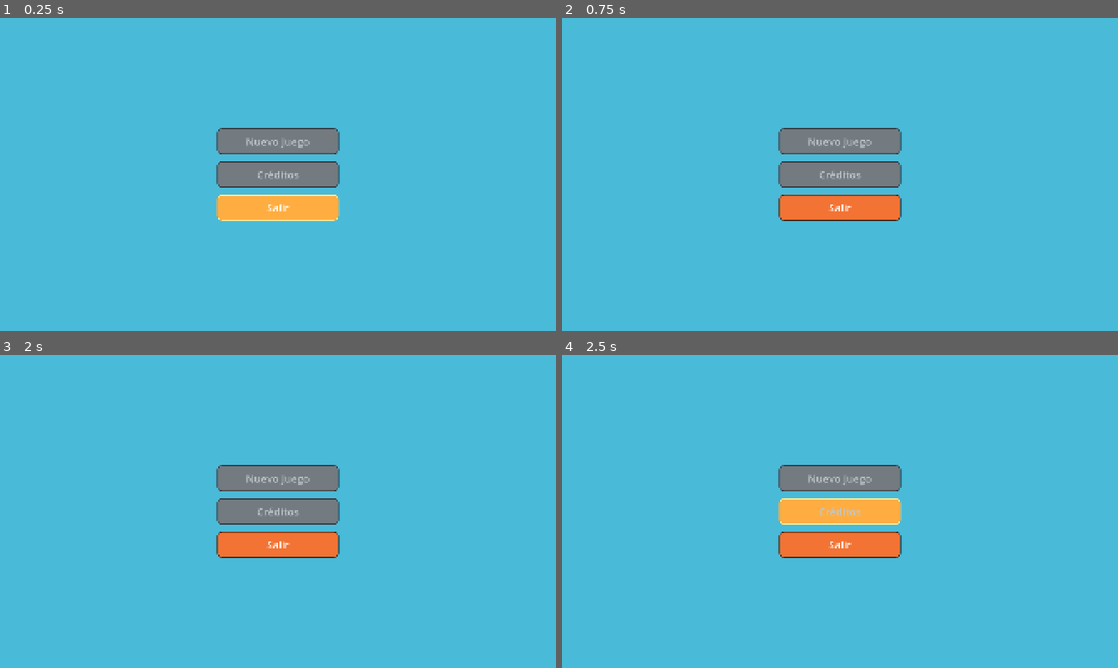
Above: before the commit, frames 1-4 (two rows, left to right).
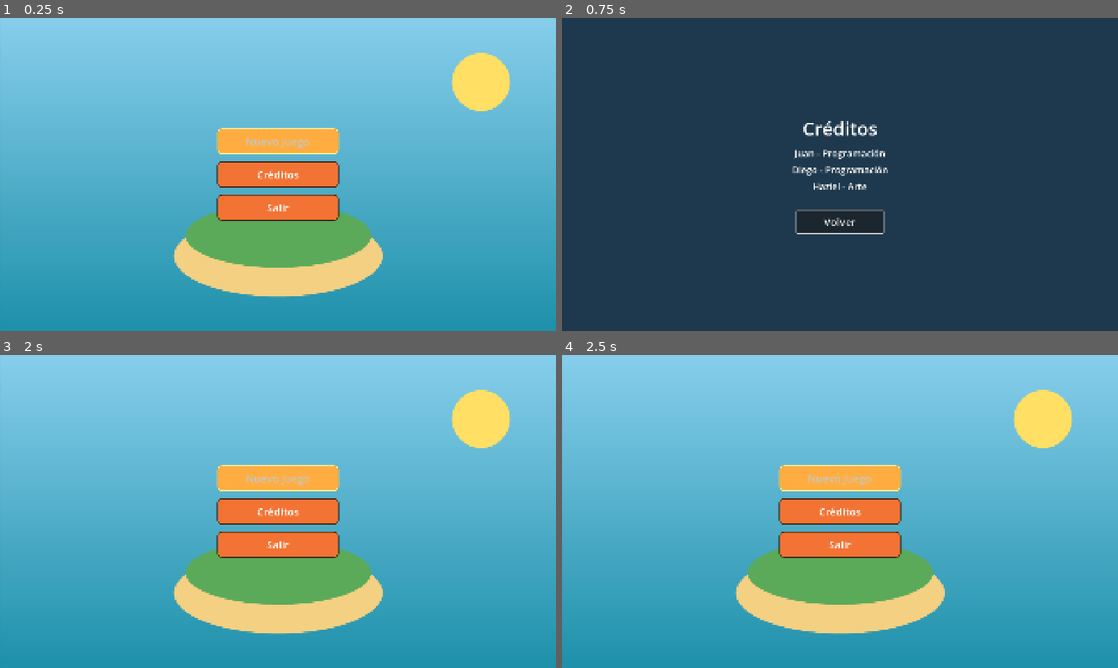
Above: after the commit, the same moments.

Repository: Haziel1357/game-jump-plus
Game: Godot game, scene res://interfaz/menu_principal/menu_principal.tscn
The game is run twice, just before and just after one commit, with the same random seed, the same clock (stepped at 60 frames per second) and the same inputs. Before the commit the project starts from res://menu_principal.tscn.
Inputs (mouse positions are in pixels of both pictures, inside the frame that each line leads up to):
- Up to frame 1 (0.25 s): no input
- Up to frame 2 (0.75 s): click (840, 174) at 0.5 s, where only the run after the commit has a clickable "Créditos"
- Up to frame 3 (2 s): click (278, 558) at 1.25 s, where only the run after the commit has a clickable "Volver"
- Up to frame 4 (2.5 s): tap Enter (ui_accept) at 2, 2.27 s; hold Right (ui_right) from 2.03 s (still down)

The runs differ from the first frame. In frame 1, 76% of the frame differs, in the area x 0-100%, y 0-100%; in frame 2, 100%; in frame 3, 74%; in frame 4, 74%.

Commit message:
Añadir fondo del menú y pantalla de créditos editables por JSON

Diff:
--- /dev/null
+++ b/interfaz/creditos/creditos.gd
@@ -0,0 +1,38 @@
+extends Control
+
+const RUTA_DATOS := "res://interfaz/creditos/datos_creditos.json"
+
+@onready var label_titulo: Label = $Centro/Contenido/Titulo
+@onready var lista_equipo: VBoxContainer = $Centro/Contenido/Equipo
+@onready var boton_volver: Button = $Centro/Contenido/BotonVolver
+
+
+func _ready() -> void:
+	cargar_creditos()
+	boton_volver.pressed.connect(_on_boton_volver_pressed)
+	boton_volver.grab_focus()
+
+
+func cargar_creditos() -> void:
+	var archivo := FileAccess.open(RUTA_DATOS, FileAccess.READ)
+	if archivo == null:
+		push_error("No se pudo abrir: " + RUTA_DATOS)
+		return
+
+	var datos: Dictionary = JSON.parse_string(archivo.get_as_text())
+	if datos == null:
+		push_error("JSON inválido en: " + RUTA_DATOS)
+		return
+
+	label_titulo.text = datos.get("titulo", "Créditos")
+
+	for nombre: String in datos.get("equipo", []):
+		var label := Label.new()
+		label.text = nombre
+		label.horizontal_alignment = HORIZONTAL_ALIGNMENT_CENTER
+		label.add_theme_font_size_override("font_size", 32)
+		lista_equipo.add_child(label)
+
+
+func _on_boton_volver_pressed() -> void:
+	get_tree().change_scene_to_file("res://interfaz/menu_principal/menu_principal.tscn")
--- /dev/null
+++ b/interfaz/creditos/creditos.tscn
@@ -0,0 +1,55 @@
+[gd_scene load_steps=2 format=3]
+
+[ext_resource type="Script" path="res://interfaz/creditos/creditos.gd" id="1_cred01"]
+
+[node name="Creditos" type="Control"]
+layout_mode = 3
+anchors_preset = 15
+anchor_right = 1.0
+anchor_bottom = 1.0
+grow_horizontal = 2
+grow_vertical = 2
+script = ExtResource("1_cred01")
+
+[node name="Fondo" type="ColorRect" parent="."]
+layout_mode = 1
+anchors_preset = 15
+anchor_right = 1.0
+anchor_bottom = 1.0
+grow_horizontal = 2
+grow_vertical = 2
+color = Color(0.12, 0.22, 0.3, 1)
+
+[node name="Centro" type="CenterContainer" parent="."]
+layout_mode = 1
+anchors_preset = 15
+anchor_right = 1.0
+anchor_bottom = 1.0
+grow_horizontal = 2
+grow_vertical = 2
+
+[node name="Contenido" type="VBoxContainer" parent="Centro"]
+layout_mode = 2
+theme_override_constants/separation = 20
+
+[node name="Titulo" type="Label" parent="Centro/Contenido"]
+layout_mode = 2
+theme_override_font_sizes/font_size = 64
+text = "Créditos"
+horizontal_alignment = 1
+
+[node name="Equipo" type="VBoxContainer" parent="Centro/Contenido"]
+layout_mode = 2
+theme_override_constants/separation = 12
+
+[node name="Separador" type="Control" parent="Centro/Contenido"]
+custom_minimum_size = Vector2(0, 20)
+layout_mode = 2
+
+[node name="BotonVolver" type="Button" parent="Centro/Contenido"]
+custom_minimum_size = Vector2(300, 80)
+layout_mode = 2
+size_flags_horizontal = 4
+text = "Volver"
+theme_override_colors/font_color = Color(1, 1, 1, 1)
+theme_override_font_sizes/font_size = 36
--- /dev/null
+++ b/interfaz/creditos/datos_creditos.json
@@ -0,0 +1,8 @@
+{
+	"titulo": "Créditos",
+	"equipo": [
+		"Juan - Programación",
+		"Diego - Programación",
+		"Haziel - Arte"
+	]
+}
--- /dev/null
+++ b/interfaz/menu_principal/menu_principal.gd
@@ -0,0 +1,29 @@
+extends Control
+
+# Referencias a los botones del menú (asignados por nombre en la escena).
+@onready var boton_nuevo_juego: Button = $Centro/Botones/BotonNuevoJuego
+@onready var boton_creditos: Button = $Centro/Botones/BotonCreditos
+@onready var boton_salir: Button = $Centro/Botones/BotonSalir
+
+
+func _ready() -> void:
+	boton_nuevo_juego.pressed.connect(_on_boton_nuevo_juego_pressed)
+	boton_creditos.pressed.connect(_on_boton_creditos_pressed)
+	boton_salir.pressed.connect(_on_boton_salir_pressed)
+
+	# El foco inicial va a "Nuevo Juego" para navegar con teclado desde ahí.
+	boton_nuevo_juego.grab_focus()
+
+
+func _on_boton_nuevo_juego_pressed() -> void:
+	# TODO: cargar la escena del juego (mundo_pruebas.tscn).
+	print("TODO: Nuevo Juego")
+
+
+func _on_boton_creditos_pressed() -> void:
+	get_tree().change_scene_to_file("res://interfaz/creditos/creditos.tscn")
+
+
+func _on_boton_salir_pressed() -> void:
+	# Cierra la aplicación de forma limpia.
+	get_tree().quit()
--- /dev/null
+++ b/interfaz/menu_principal/menu_principal.tscn
@@ -0,0 +1,166 @@
+[gd_scene load_steps=8 format=3]
+
+[ext_resource type="Script" uid="uid://d18husgp8ty4a" path="res://interfaz/menu_principal/menu_principal.gd" id="1_menu01"]
+[ext_resource type="Texture2D" path="res://interfaz/menu_principal/fondo_menu.png" id="2_fondo"]
+
+[sub_resource type="StyleBoxFlat" id="StyleBoxFlat_normal"]
+content_margin_left = 24.0
+content_margin_top = 12.0
+content_margin_right = 24.0
+content_margin_bottom = 12.0
+bg_color = Color(0.95, 0.45, 0.2, 1)
+border_width_left = 3
+border_width_top = 3
+border_width_right = 3
+border_width_bottom = 3
+border_color = Color(0.25, 0.12, 0.05, 1)
+corner_radius_top_left = 14
+corner_radius_top_right = 14
+corner_radius_bottom_right = 14
+corner_radius_bottom_left = 14
+
+[sub_resource type="StyleBoxFlat" id="StyleBoxFlat_hover"]
+content_margin_left = 24.0
+content_margin_top = 12.0
+content_margin_right = 24.0
+content_margin_bottom = 12.0
+bg_color = Color(1, 0.68, 0.25, 1)
+border_width_left = 3
+border_width_top = 3
+border_width_right = 3
+border_width_bottom = 3
+border_color = Color(0.25, 0.12, 0.05, 1)
+corner_radius_top_left = 14
+corner_radius_top_right = 14
+corner_radius_bottom_right = 14
+corner_radius_bottom_left = 14
+
+[sub_resource type="StyleBoxFlat" id="StyleBoxFlat_pressed"]
+content_margin_left = 26.0
+content_margin_top = 14.0
+content_margin_right = 22.0
+content_margin_bottom = 10.0
+bg_color = Color(0.75, 0.3, 0.1, 1)
+border_width_left = 3
+border_width_top = 3
+border_width_right = 3
+border_width_bottom = 3
+border_color = Color(0.25, 0.12, 0.05, 1)
+corner_radius_top_left = 14
+corner_radius_top_right = 14
+corner_radius_bottom_right = 14
+corner_radius_bottom_left = 14
+
+[sub_resource type="StyleBoxFlat" id="StyleBoxFlat_disabled"]
+content_margin_left = 24.0
+content_margin_top = 12.0
+content_margin_right = 24.0
+content_margin_bottom = 12.0
+bg_color = Color(0.45, 0.48, 0.5, 1)
+border_width_left = 3
+border_width_top = 3
+border_width_right = 3
+border_width_bottom = 3
+border_color = Color(0.2, 0.2, 0.22, 1)
+corner_radius_top_left = 14
+corner_radius_top_right = 14
+corner_radius_bottom_right = 14
+corner_radius_bottom_left = 14
+
+[sub_resource type="StyleBoxFlat" id="StyleBoxFlat_focus"]
+content_margin_left = 24.0
+content_margin_top = 12.0
+content_margin_right = 24.0
+content_margin_bottom = 12.0
+bg_color = Color(1, 0.68, 0.25, 1)
+border_width_left = 4
+border_width_top = 4
+border_width_right = 4
+border_width_bottom = 4
+border_color = Color(1, 0.95, 0.6, 1)
+corner_radius_top_left = 14
+corner_radius_top_right = 14
+corner_radius_bottom_right = 14
+corner_radius_bottom_left = 14
+
+[node name="MenuPrincipal" type="Control"]
+layout_mode = 3
+anchors_preset = 15
+anchor_right = 1.0
+anchor_bottom = 1.0
+grow_horizontal = 2
+grow_vertical = 2
+script = ExtResource("1_menu01")
+
+[node name="Fondo" type="TextureRect" parent="."]
+layout_mode = 1
+anchors_preset = 15
+anchor_right = 1.0
+anchor_bottom = 1.0
+grow_horizontal = 2
+grow_vertical = 2
+texture = ExtResource("2_fondo")
+expand_mode = 1
+stretch_mode = 6
+
+[node name="Centro" type="CenterContainer" parent="."]
+layout_mode = 1
+anchors_preset = 15
+anchor_right = 1.0
+anchor_bottom = 1.0
+grow_horizontal = 2
+grow_vertical = 2
+
+[node name="Botones" type="VBoxContainer" parent="Centro"]
+layout_mode = 2
+theme_override_constants/separation = 24
+
+[node name="BotonNuevoJuego" type="Button" parent="Centro/Botones"]
+custom_minimum_size = Vector2(420, 90)
+layout_mode = 2
+size_flags_horizontal = 4
+disabled = true
+text = "Nuevo Juego"
+theme_override_colors/font_color = Color(1, 1, 1, 1)
+theme_override_colors/font_disabled_color = Color(0.75, 0.78, 0.8, 1)
+theme_override_colors/font_focus_color = Color(1, 1, 1, 1)
+theme_override_colors/font_hover_color = Color(1, 1, 1, 1)
+theme_override_colors/font_pressed_color = Color(0.95, 0.9, 0.85, 1)
+theme_override_font_sizes/font_size = 36
+theme_override_styles/disabled = SubResource("StyleBoxFlat_disabled")
+theme_override_styles/focus = SubResource("StyleBoxFlat_focus")
+theme_override_styles/hover = SubResource("StyleBoxFlat_hover")
+theme_override_styles/normal = SubResource("StyleBoxFlat_normal")
+theme_override_styles/pressed = SubResource("StyleBoxFlat_pressed")
+
+[node name="BotonCreditos" type="Button" parent="Centro/Botones"]
+custom_minimum_size = Vector2(420, 90)
+layout_mode = 2
+size_flags_horizontal = 4
+text = "Créditos"
+theme_override_colors/font_color = Color(1, 1, 1, 1)
+theme_override_colors/font_disabled_color = Color(0.75, 0.78, 0.8, 1)
+theme_override_colors/font_focus_color = Color(1, 1, 1, 1)
+theme_override_colors/font_hover_color = Color(1, 1, 1, 1)
+theme_override_colors/font_pressed_color = Color(0.95, 0.9, 0.85, 1)
+theme_override_font_sizes/font_size = 36
+theme_override_styles/disabled = SubResource("StyleBoxFlat_disabled")
+theme_override_styles/focus = SubResource("StyleBoxFlat_focus")
+theme_override_styles/hover = SubResource("StyleBoxFlat_hover")
+theme_override_styles/normal = SubResource("StyleBoxFlat_normal")
+theme_override_styles/pressed = SubResource("StyleBoxFlat_pressed")
+
+[node name="BotonSalir" type="Button" parent="Centro/Botones"]
+custom_minimum_size = Vector2(420, 90)
+layout_mode = 2
+size_flags_horizontal = 4
+text = "Salir"
+theme_override_colors/font_color = Color(1, 1, 1, 1)
+theme_override_colors/font_focus_color = Color(1, 1, 1, 1)
+theme_override_colors/font_hover_color = Color(1, 1, 1, 1)
+theme_override_colors/font_pressed_color = Color(0.95, 0.9, 0.85, 1)
+theme_override_font_sizes/font_size = 36
+theme_override_styles/focus = SubResource("StyleBoxFlat_focus")
+theme_override_styles/hover = SubResource("StyleBoxFlat_hover")
+theme_override_styles/normal = SubResource("StyleBoxFlat_normal")
+theme_override_styles/pressed = SubResource("StyleBoxFlat_pressed")
--- a/project.godot
+++ b/project.godot
@@ -11,7 +11,7 @@
 [application]
 
 config/name="GameJamPlus"
-run/main_scene="res://menu_principal.tscn"
+run/main_scene="res://interfaz/menu_principal/menu_principal.tscn"
 config/features=PackedStringArray("4.7", "Forward Plus")
 config/icon="res://icon.svg"
 
Not shown, added: interfaz/creditos/creditos.gd.uid
Binary file added: interfaz/menu_principal/fondo_menu.png
Not shown, added: interfaz/menu_principal/fondo_menu.png.import
Not shown, added: interfaz/menu_principal/menu_principal.gd.uid
Not shown, removed: interfaz/menu_principal/.gitkeep
